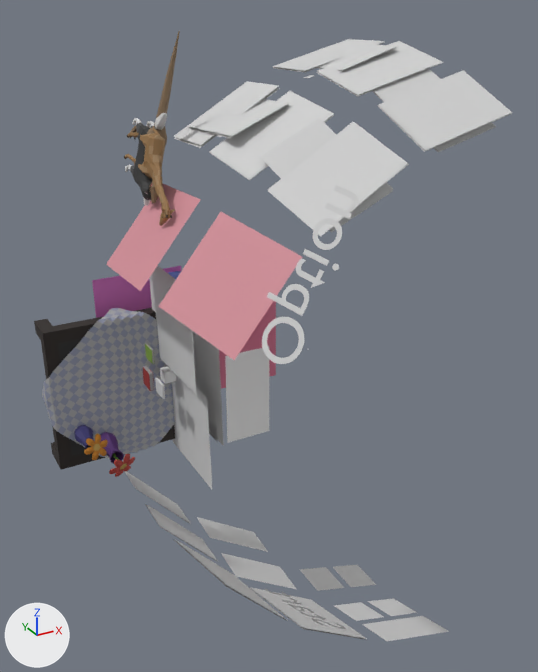
One commit to the OBJ model assets/workspace.obj: the scene before it, then after it.
The view is the same before and after, from a camera (50 mm lens) standing at (-6.34, -10.1, 5.48) and looking at (-1.3, -0.92, 0.89). Arrows for +X, +Y and +Z are at lower left; the lights stay in place. Where no turn or scale is listed for an object, it has been applied to the vertices.

The first picture shows 'x_f_book1.001_Cube.010_Cube.000', 'x_f_book2_Cube.009_Cube.012', 'x_f_desk_Cube_Cube.001', 'x_f_filezone_Plane.014', 'x_f_flower1_Cylinder.003_Cylinder.004', 'x_f_flower2_Cylinder.004_Cylinder.005', 'x_f_trash_OBJ_bin', 'x_hud_Plane.013', 'x_l_detail_Plane.007', 'x_l_l7_Plane.036', 'x_l_l8_Plane.044', 'x_l_la_Plane.043', 'x_l_lb_Plane.040', 'x_l_m5_Plane.046', 'x_l_opt_Plane.022', 'x_scr2_Plane.006', 'x_scr3_Plane.024', 'x_t_option_Text.001'.
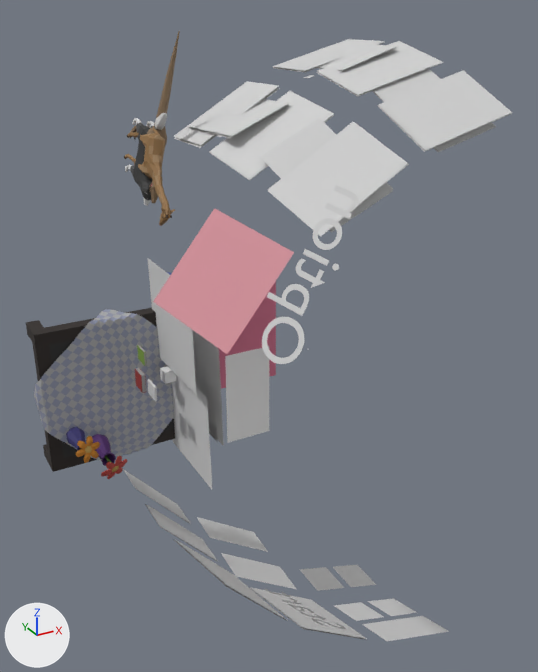
The change, as a diff of the scene's bpy script:
```diff
--- a/assets/workspace.obj.py
+++ b/assets/workspace.obj.py
@@ me_x_f_book2_cube_009_cube_012 @@
 me_x_f_book2_cube_009_cube_012.from_pydata(...)  # 22 vertices, 20 faces; spans x -2.904..-2.835, y 0.093..0.397, z -0.126..0.187
 # used by ob_x_f_book2_cube_009_cube_012; location = (0.0, 0.0, 0.0)
+# me_x_f_book2_cube_009_cube_012 part 1: the whole mesh is moved by (-0.131, 0.0, 0.0)
 me_x_f_book2_cube_009_cube_012.materials.append(mat_material_001)
@@ me_x_f_desk_cube_cube_001 @@
 me_x_f_desk_cube_cube_001.from_pydata(...)  # 572 vertices, 527 faces; spans x -4.43..-1.84, y 0.56..1.18, z -1.5..1.05
 # used by ob_x_f_desk_cube_cube_001; location = (0.0, 0.0, 0.0)
+# me_x_f_desk_cube_cube_001 part 2: the whole mesh is moved by (-0.13, 0.0, 0.0)
 me_x_f_desk_cube_cube_001.materials.append(mat_material_007)
@@ me_x_f_flower1_cylinder_003_cylinder_004 @@
 me_x_f_flower1_cylinder_003_cylinder_004.from_pydata(...)  # 270 vertices, 243 faces; spans x -3.786..-3.32, y -0.314..0.633, z -1.352..-0.894
 # used by ob_x_f_flower1_cylinder_003_cylinder_004; location = (0.0, 0.0, 0.0)
+# me_x_f_flower1_cylinder_003_cylinder_004 part 3: the whole mesh is moved by (-0.131, 0.0, 0.0)
 me_x_f_flower1_cylinder_003_cylinder_004.materials.append(mat_material_012)
@@ me_x_f_flower2_cylinder_004_cylinder_005 @@
 me_x_f_flower2_cylinder_004_cylinder_005.from_pydata(...)  # 270 vertices, 243 faces; spans x -4.11..-3.705, y -0.187..0.633, z -0.954..-0.576
 # used by ob_x_f_flower2_cylinder_004_cylinder_005; location = (0.0, 0.0, 0.0)
+# me_x_f_flower2_cylinder_004_cylinder_005 part 4: the whole mesh is moved by (-0.131, 0.0, 0.0)
 me_x_f_flower2_cylinder_004_cylinder_005.materials.append(mat_material_016)
@@ me_x_f_trash_obj_bin @@
 me_x_f_trash_obj_bin.from_pydata(...)  # 96 vertices, 188 faces; spans x -2.243..-1.808, y 0.631..1.11, z 1.105..1.494
 # used by ob_x_f_trash_obj_bin; location = (0.0, 0.0, 0.0)
+# me_x_f_trash_obj_bin part 5: the whole mesh is moved by (-0.194, 0.036, 0.0)
 me_x_f_trash_obj_bin.materials.append(mat_obj_bin_d_mat)
@@ me_x_l_opt_plane_022 @@
 me_x_l_opt_plane_022.from_pydata(...)  # 4 vertices, 1 face; spans x -3.196..-1.821, y -2.758..-1.307, z 1.587..3.033
 # used by ob_x_l_opt_plane_022; location = (0.0, 0.0, 0.0)
+# me_x_l_opt_plane_022 part 6: the whole mesh is moved by (0.0, 0.194, 0.0)
 me_x_l_opt_plane_022.materials.append(mat_x_l_opt)
@@ me_x_f_book3_cube_010_cube_000 @@
+me_x_f_book3_cube_010_cube_000.from_pydata(...)  # 22 vertices, 20 faces; spans x -2.966..-2.931, y -0.294..0.011, z -0.109..0.139
+me_x_f_book3_cube_010_cube_000.materials.append(mat_x_f_book1)  # light grey #d1d1d1
@@ ob_x_f_book1_001_cube_010_cube_000 @@
-ob_x_f_book1_001_cube_010_cube_000 = bpy.data.objects.new('x_f_book1.001_Cube.010_Cube.000', me_x_f_book1_001_cube_010_cube_000)
-ob_x_f_book1_001_cube_010_cube_000.location = (0.0, 0.0, 0.0)
@@ ob_x_f_filezone_plane_014 @@
-ob_x_f_filezone_plane_014 = bpy.data.objects.new('x_f_filezone_Plane.014', me_x_f_filezone_plane_014)
-ob_x_f_filezone_plane_014.location = (0.0, 0.0, 0.0)
@@ ob_x_l_detail_plane_007 @@
-ob_x_l_detail_plane_007 = bpy.data.objects.new('x_l_detail_Plane.007', me_x_l_detail_plane_007)
-ob_x_l_detail_plane_007.location = (0.0, 0.0, 0.0)
@@ ob_x_f_book3_cube_010_cube_000 @@
+ob_x_f_book3_cube_010_cube_000 = bpy.data.objects.new('x_f_book3_Cube.010_Cube.000', me_x_f_book3_cube_010_cube_000)
+ob_x_f_book3_cube_010_cube_000.location = (0.0, 0.0, 0.0)
```

Boxes (x1, y1, x2, y2) around the edits, measured in the pictures (538 x 672 px):
'x_f_desk_Cube_Cube.001', mesh moved
    before: (34, 308, 175, 470)
    after: (26, 308, 175, 472)
'x_l_opt_Plane.022', mesh moved
    before: (158, 212, 302, 360)
    after: (153, 208, 294, 354)
'x_l_detail_Plane.007', deleted
    before: (106, 183, 201, 291)
'x_f_filezone_Plane.014', deleted
    before: (92, 266, 181, 318)
'x_f_flower1_Cylinder.003_Cylinder.004', mesh moved
    before: (100, 432, 135, 477)
    after: (92, 434, 127, 479)
'x_f_flower2_Cylinder.004_Cylinder.005', mesh moved
    before: (74, 425, 108, 461)
    after: (66, 427, 100, 463)
'x_f_book2_Cube.009_Cube.012', mesh moved
    before: (143, 366, 154, 391)
    after: (135, 368, 147, 393)
'x_f_book1.001_Cube.010_Cube.000', deleted
    before: (155, 378, 165, 399)
'x_f_book3_Cube.010_Cube.000', added
    after: (147, 379, 157, 401)
'x_f_trash_OBJ_bin', mesh moved (not visible afterwards)
    before: (168, 271, 181, 279)
